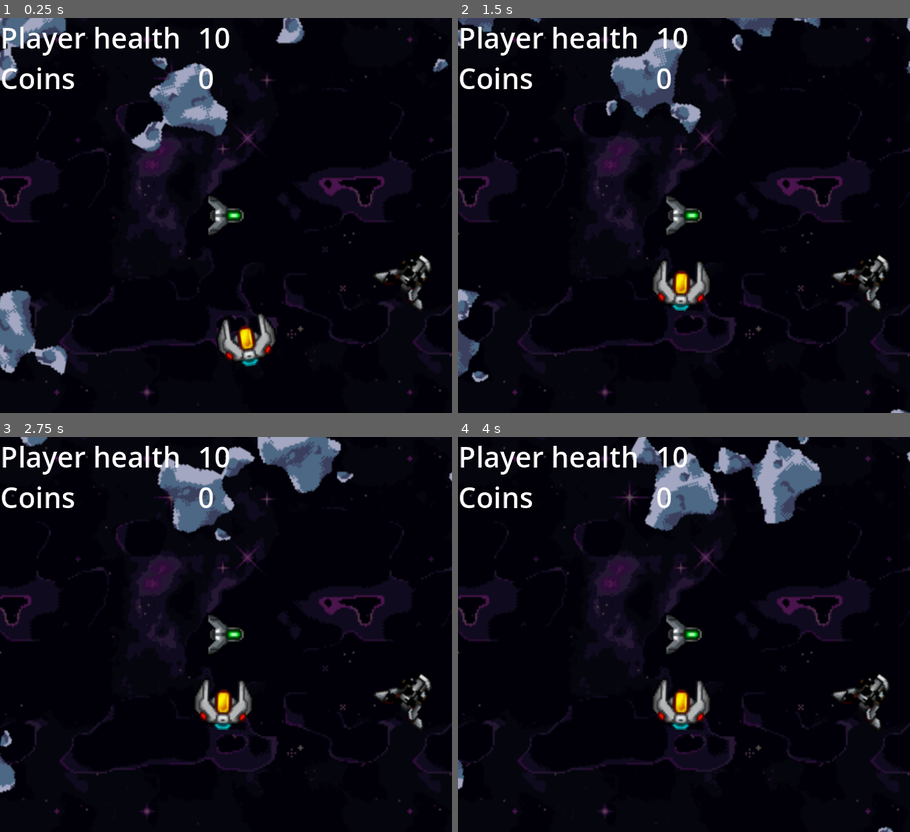
Above: before the commit, frames 1-4 (two rows, left to right).
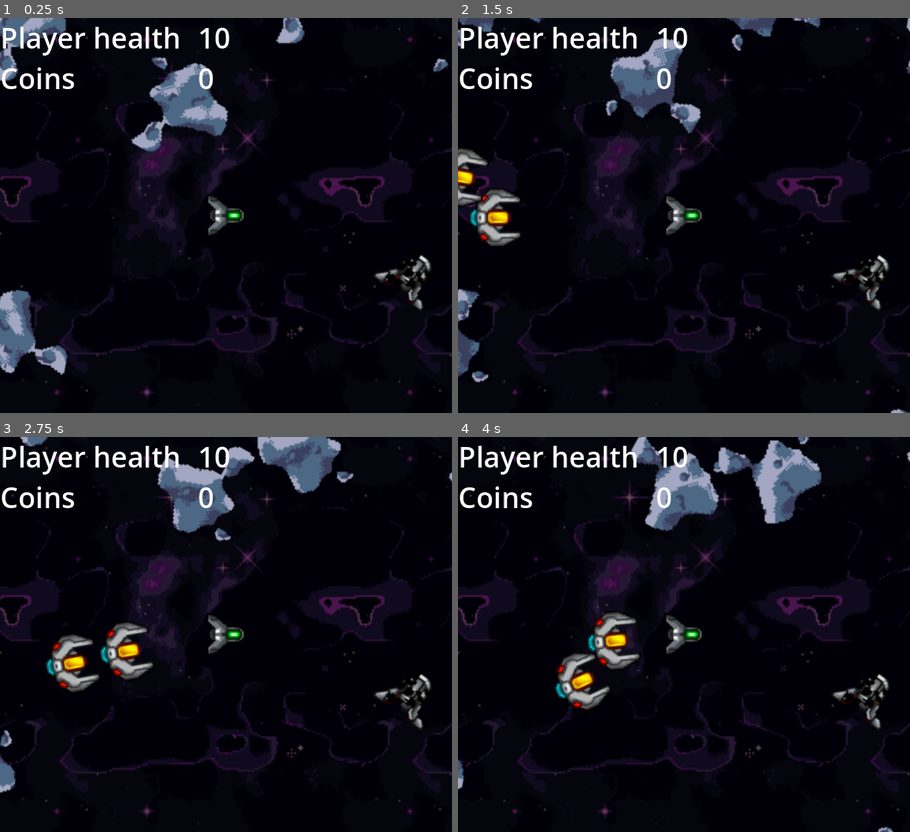
Above: after the commit, the same moments.

Repository: sirbrillig/take-the-sky-godot
Game: Godot game, scene res://scenes/level_1.tscn
Two runs of this game, one before a commit and one after it. Both use one fixed random seed, a clock stepped at 60 frames per second and the inputs below.
Inputs:
- Up to frame 1 (0.25 s): no input
- Up to frame 2 (1.5 s): no input
- Up to frame 3 (2.75 s): no input
- Up to frame 4 (4 s): no input

The runs differ from the first frame. In frame 1, 1.0% of the frame differs, in the area x 47-62%, y 74-89%; in frame 2, 2.5%; in frame 3, 3.0%, in the area x 10-56%, y 46-75%; in frame 4, 3.0%.

Commit message:
Add second ship

Diff:
--- a/scenes/level_1.tscn
+++ b/scenes/level_1.tscn
@@ -161,7 +161,10 @@
 position = Vector2(548.672, 369.892)
 
 [node name="EnemyFighterShip" parent="." instance=ExtResource("4_58ker")]
-position = Vector2(136, 184)
+position = Vector2(-39, 94)
+
+[node name="EnemyFighterShip2" parent="." instance=ExtResource("4_58ker")]
+position = Vector2(-48, 50)
 
 [connection signal="player_coins_changed" from="PlayerShip" to="." method="_on_player_ship_player_coins_changed"]
 [connection signal="player_health_changed" from="PlayerShip" to="." method="_on_player_ship_player_health_changed"]
